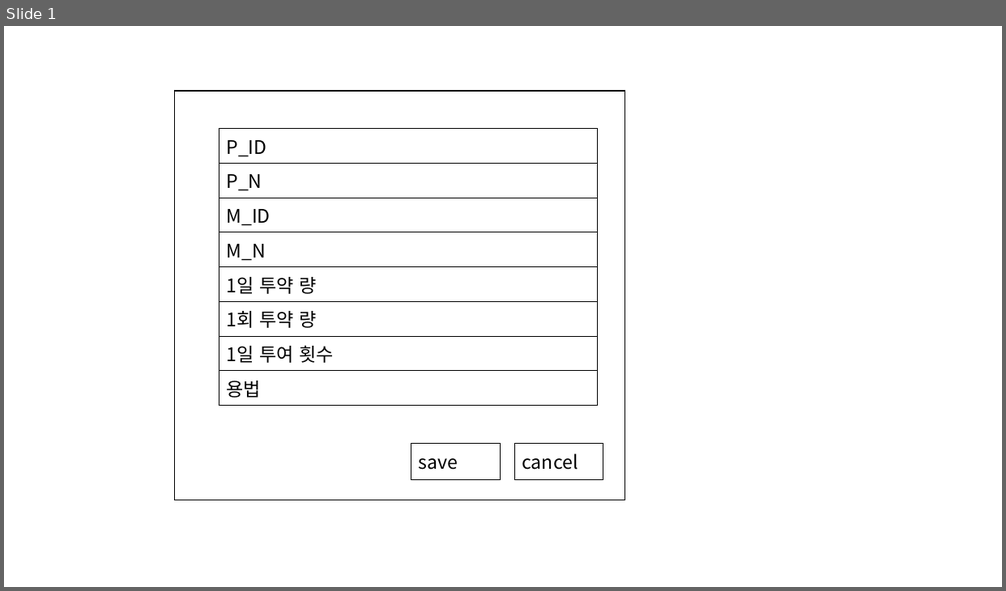
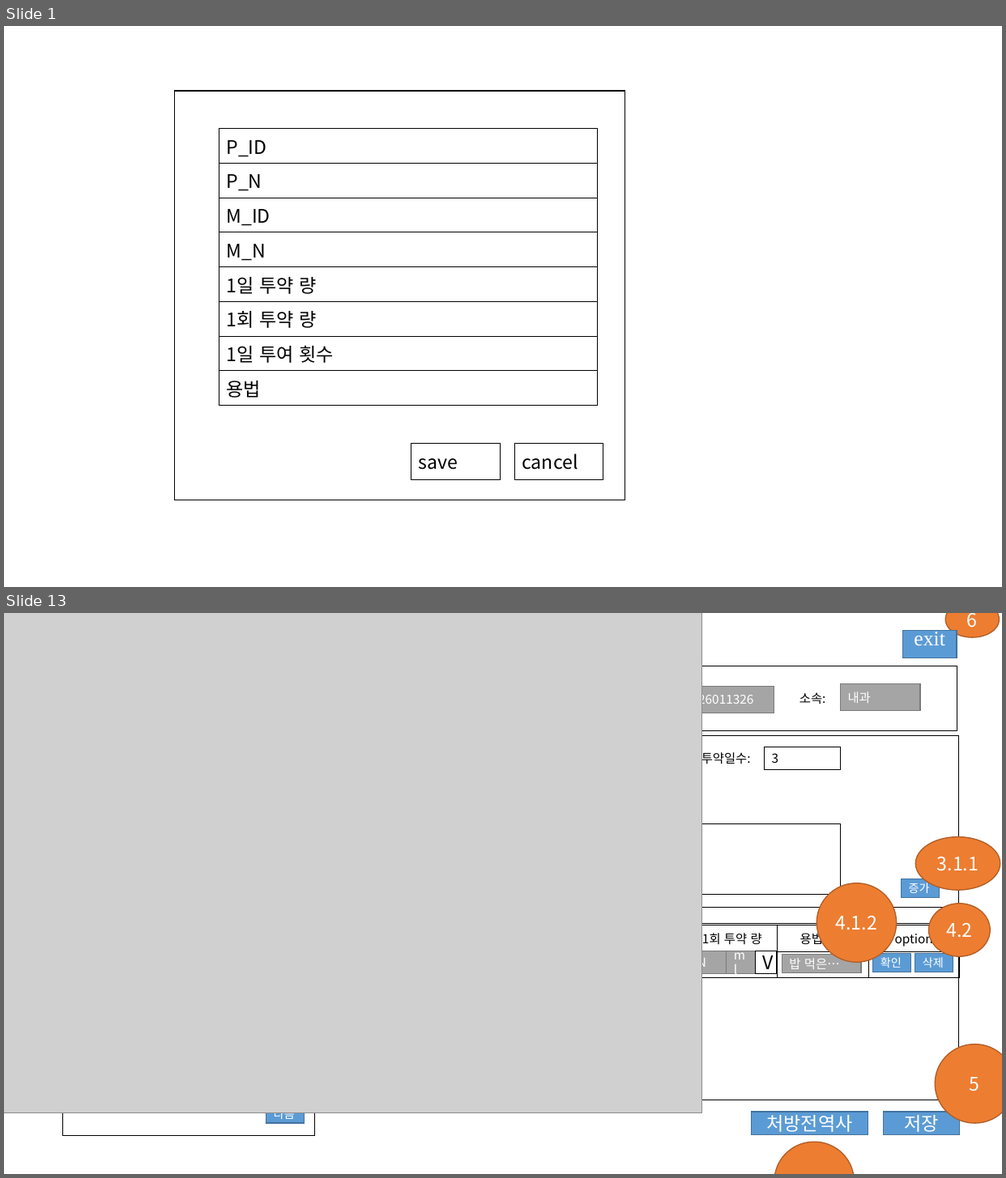
Before and after one commit to MRMRMRMayInternship/metarial, a slide deck: 프레젠테이션1.pptx. Shown one above the other, each under a label of ours: slide 1 before the commit, slides 1 and 13 after it; the slides between them are not shown. The pictures are 1006x591 and 1006x1178 pixels, drawn with LibreOffice and Linux fonts; fonts in the diff are those of the drawing; grey boxes stand for pictures. Boxes give left, top, right and bottom in pixels: in the first picture for what was removed or moved away, otherwise in the second. Text is boxed around its words. In the diff, an @@ line names an element or a change of style, - is before the commit and + after.

```diff
--- a/프레젠테이션1.pptx
+++ b/프레젠테이션1.pptx
@@ slide 13 added at <box>4,613,1002,1174</box>, background #FFFFFF @@
@@ picture added at <box>4,613,701,1114</box> @@
@@ rectangle added at <box>903,630,957,658</box>, fill #5B9BD5, outline #43739E 1 pt, 20 pt, text #FFFFFF @@
+exit
@@ ellipse added at <box>946,613,999,637</box>, fill #ED7D31, outline #AF5C24 1 pt, 18 pt, text #FFFFFF @@
+6
@@ table added at <box>63,666,957,730</box>, 1 rows, 1 columns @@
+
@@ rectangle added at <box>840,684,920,711</box>, fill #A5A5A5, outline #7A7A7A 1 pt, 12 pt, text #FFFFFF @@
+내과
@@ rectangle added at <box>634,687,774,713</box>, fill #A5A5A5, outline #7A7A7A 1 pt, 12 pt, text #FFFFFF @@
+D100171226011326
@@ text added at <box>799,692,826,704</box>, 12 pt, text #000000 @@
+소속:
@@ table added at <box>63,736,315,1136</box>, 1 rows, 1 columns @@
+
@@ table added at <box>324,736,958,907</box>, 1 rows, 1 columns @@
+
@@ text added at <box>701,751,751,767</box>, 12 pt, text #000000 @@
+총 투약일수:
@@ rectangle added at <box>765,747,840,769</box>, fill #FFFFFF, outline #000000 1 pt, 12 pt, text #000000 @@
+3
@@ rectangle added at <box>410,824,840,895</box>, fill #FFFFFF, outline #000000 1 pt @@
@@ ellipse added at <box>916,837,1000,890</box>, fill #ED7D31, outline #AF5C24 1 pt, 18 pt, text #FFFFFF @@
+3.1.1
@@ rectangle added at <box>901,879,940,898</box>, fill #5B9BD5, outline #43739E 1 pt, 11 pt, text #FFFFFF @@
+증가
@@ ellipse added at <box>817,884,897,963</box>, fill #ED7D31, outline #AF5C24 1 pt, 18 pt, text #FFFFFF @@
+4.1.2
@@ ellipse added at <box>928,904,990,956</box>, fill #ED7D31, outline #AF5C24 1 pt, 18 pt, text #FFFFFF @@
+4.2
@@ table added at <box>324,924,958,1101</box>, 1 rows, 1 columns @@
+
@@ table added at <box>324,926,957,978</box>, 2 rows, 7 columns @@
+약품ID | 약품 이름 | 총 투약일수 | 1일 투여횟수 | 1회 투약 량 | 용법설명 | option
+ |  |  |  |  |  | 
@@ rectangle added at <box>691,952,727,973</box>, fill #A5A5A5, outline #7A7A7A 1 pt, 12 pt, text #FFFFFF @@
+N
@@ rectangle added at <box>727,952,756,973</box>, fill #A5A5A5, outline #7A7A7A 1 pt, 12 pt, text #FFFFFF @@
+ml
@@ rectangle added at <box>756,952,777,973</box>, fill #FFFFFF, outline #000000 1 pt, 18 pt, text #000000 @@
+V
@@ rectangle added at <box>782,954,861,973</box>, fill #A5A5A5, outline #7A7A7A 1 pt, 12 pt, text #FFFFFF @@
+밥 먹은…
@@ rectangle added at <box>873,954,911,973</box>, fill #5B9BD5, outline #43739E 1 pt, 11 pt, text #FFFFFF @@
+확인
@@ rectangle added at <box>915,954,953,973</box>, fill #5B9BD5, outline #43739E 1 pt, 11 pt, text #FFFFFF @@
+삭제
@@ ellipse added at <box>936,1044,1002,1123</box>, fill #ED7D31, outline #AF5C24 1 pt, 18 pt, text #FFFFFF @@
+5
@@ rectangle added at <box>266,1105,305,1123</box>, fill #5B9BD5, outline #43739E 1 pt, 11 pt, text #FFFFFF @@
+다음
@@ rectangle added at <box>752,1112,868,1135</box>, fill #5B9BD5, outline #43739E 1 pt, 18 pt, text #FFFFFF @@
+처방전역사
@@ rectangle added at <box>884,1112,959,1135</box>, fill #5B9BD5, outline #43739E 1 pt, 18 pt, text #FFFFFF @@
+저장
@@ ellipse added at <box>774,1142,854,1174</box>, fill #ED7D31, outline #AF5C24 1 pt, 18 pt, text #FFFFFF @@
+7
```
Also in this commit, not shown: 16 other slides added, 1 slide removed, 41 other files.
